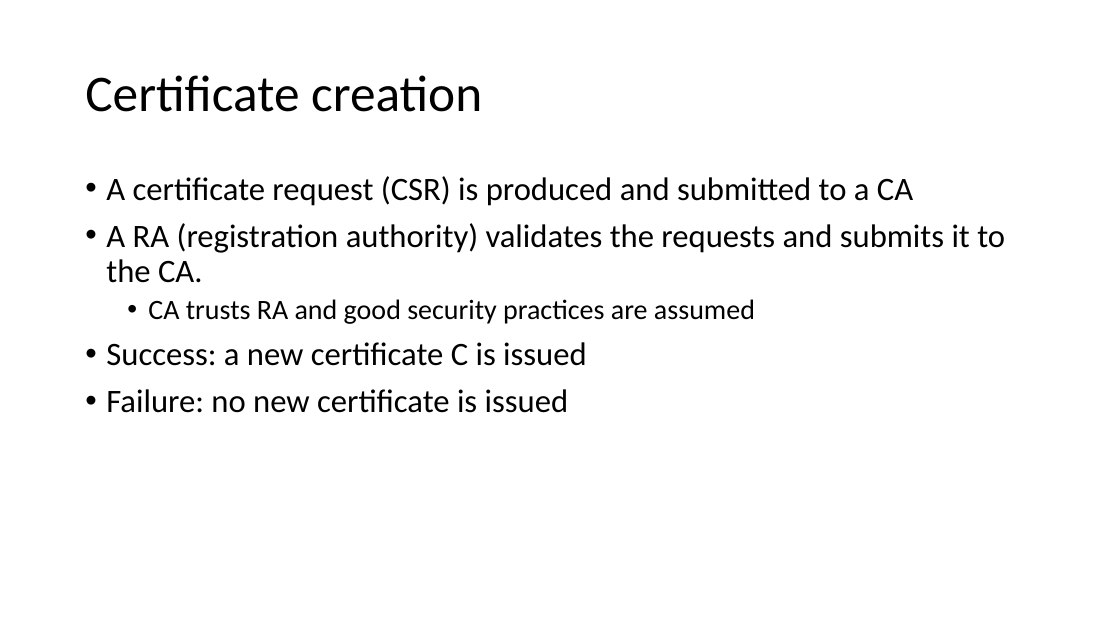
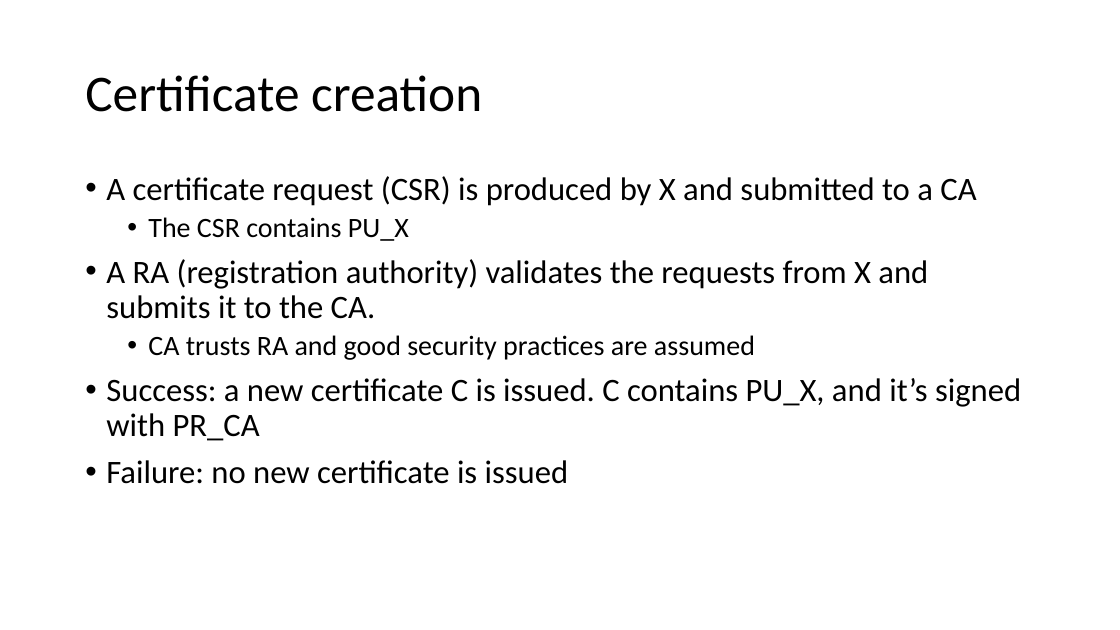
Before and after one commit to DeMaCS-UNICAL/NetworkSecurity, a slide deck: slide 14 of slides/04-PKI-and-Key-distribution-2020.pptx. Drawn at 1120x630 pixels with LibreOffice and Linux fonts; fonts in the diff are those of the drawing. Boxes give left, top, right and bottom in pixels: in the first picture for what was removed or moved away, otherwise in the second. Text is boxed around its words. In the diff, an @@ line names an element or a change of style, - is before the commit and + after.

Commit message:
new version of slides

```diff
--- a/slides/04-PKI-and-Key-distribution-2020.pptx
+++ b/slides/04-PKI-and-Key-distribution-2020.pptx
@@ text at (106, 176, 976, 319): text changed @@
-• A certificate request (CSR) is produced and submitted to a CA
-• A RA (registration authority) validates the requests and submits it to the CA.
+• A certificate request (CSR) is produced by X and submitted to a CA
+  • The CSR contains PU_X
+• A RA (registration authority) validates the requests from X and submits it to the CA.
@@ text at (106, 378, 1021, 441): text changed @@
-• Success: a new certificate C is issued
+• Success: a new certificate C is issued. C contains PU_X, and it’s signed with PR_CA
```
Also in this commit, not shown: 7 other slides changed.
